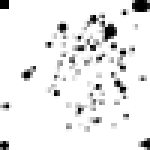
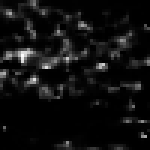
Revision of a layered 150 × 150 image; what changed, layer by layer:
removed layer "Polygon 1" over (138, 138, 150, 150)
removed layer "Rounded Rectangle 1" over (132, 0, 150, 12)
removed layer "Ellipse 1" over (0, 141, 9, 150)
removed layer "Rectangle 1" over (0, 0, 9, 9)
painted on "Layer 1" over (0, 0, 150, 150)
